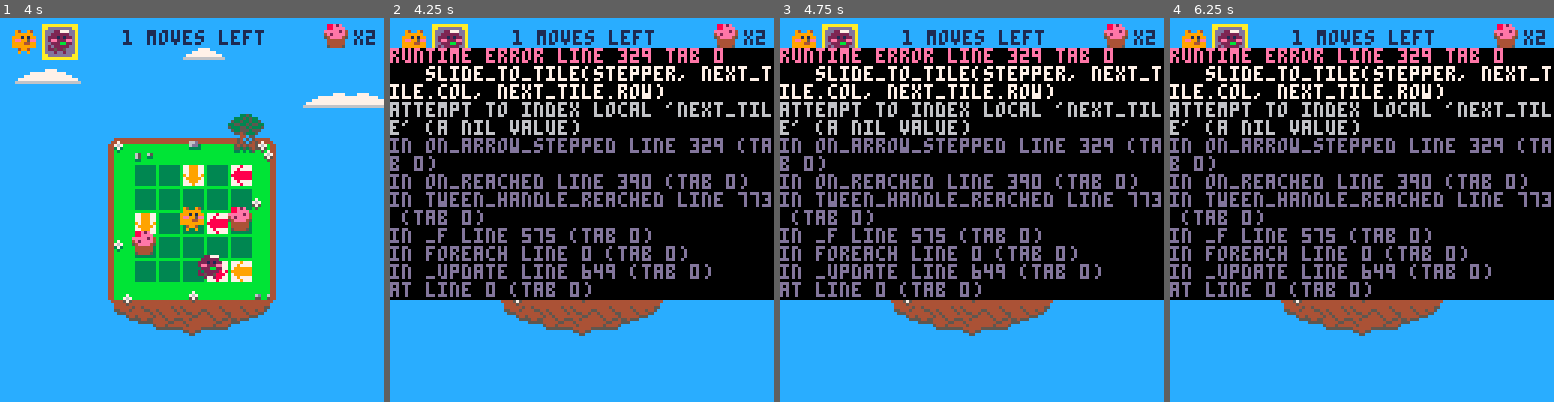
Above: before the commit, frames 1-4 (left to right).
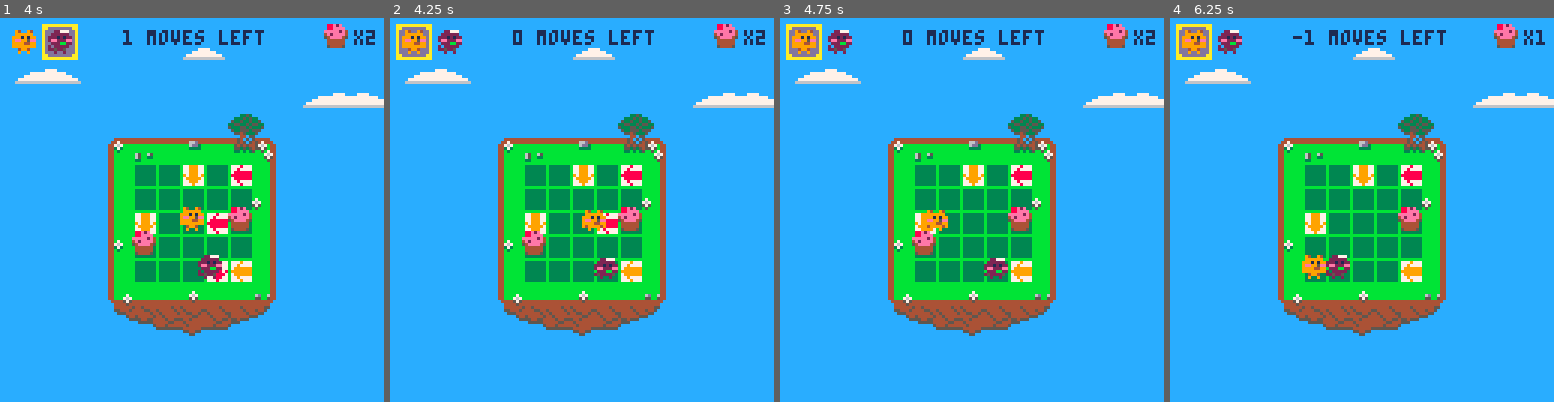
Above: after the commit, the same moments.

Repository: accidentalrebel/pico8-pop-puff
Game: PICO-8 cartridge pop-puff.p8
Same seed, same stepped clock (60 frames per second), same inputs: the game is played once before the commit and once after it.
Inputs:
- Up to frame 1 (4 s): tap X (X key) at 0.33, 0.7, 1.43, 2.58, 3.1, 3.62 s; tap O (Z key) at 1.07, 1.8, 2.43, 3.07, 3.7 s; hold Right 2.33-3.33 s; hold Right from 3.38 s (still down)
- Up to frame 2 (4.25 s): tap X (X key) at 4.13 s; release Right at 4.22 s
- Up to frame 3 (4.75 s): hold Up 4.27-4.67 s; tap O (Z key) at 4.33 s; tap X (X key) at 4.65 s; hold Right from 4.72 s (still down)
- Up to frame 4 (6.25 s): tap O (Z key) at 4.97, 5.6, 6.23 s; tap X (X key) at 5.17, 5.68, 6.2 s; release Right at 5.72 s; hold Down 5.77-6.1 s; hold Left from 6.15 s (still down)

Frame 1 is identical in both runs. In frame 2, 66% of the frame differs, in the area x 0-100%, y 1-74%; in frame 3, 66%; in frame 4, 67%.
Error before the commit: runtime error line 329 tab 0; slide_to_tile(stepper, next_tile.col, next_tile.row); attempt to index local 'next_tile' (a nil value)

Commit message:
Fixed crash when arrow points off bounds

Diff:
--- a/pop-puff.p8
+++ b/pop-puff.p8
@@ -306,13 +306,17 @@
 
    stepper.pointing = arrow.pointing
 
-   local next_tile=get_next_tile(stepper,stepper.pointing)
+   if arrow.type == _arrow then
+      pool(arrow)
+   end
+
+   local next_tile = get_next_tile(stepper,stepper.pointing)
+   if next_tile == nil then
+      on_reached_destination(stepper)
+      return
+   end
    stepper.is_traveling = true
    slide_to_tile(stepper, next_tile.col, next_tile.row)
-
-   if arrow.type == _arrow then
-      pool(arrow)
-   end
 end
 
 function switch_to_next_player()
